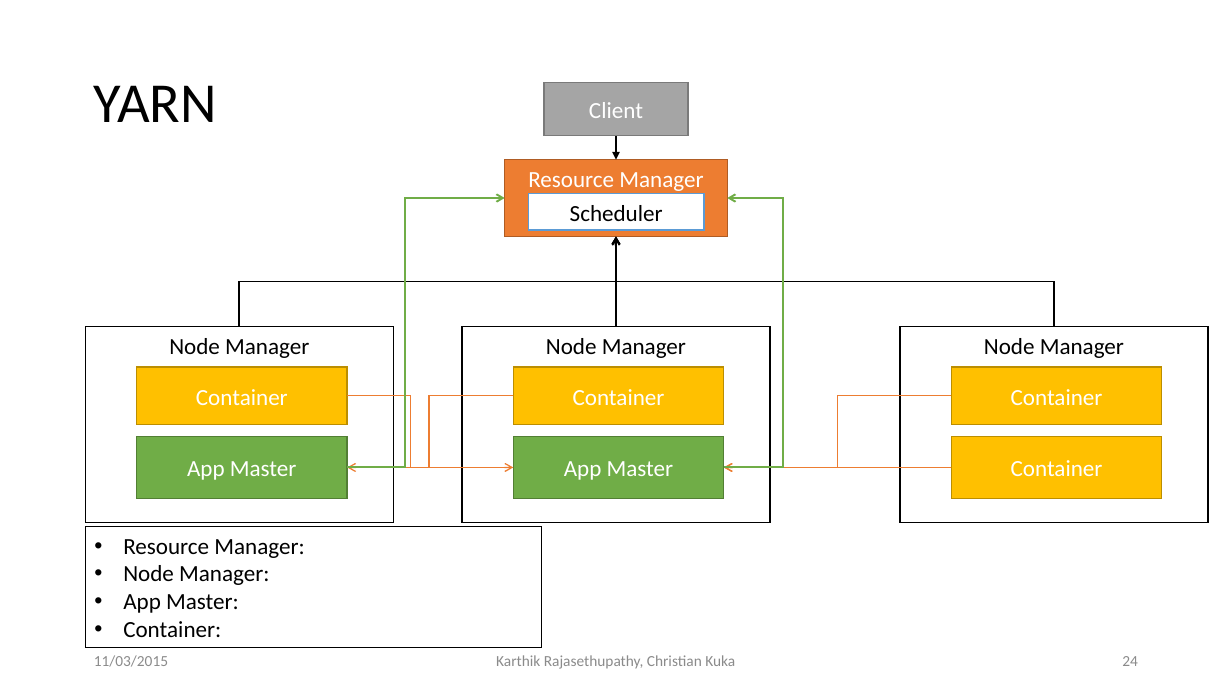
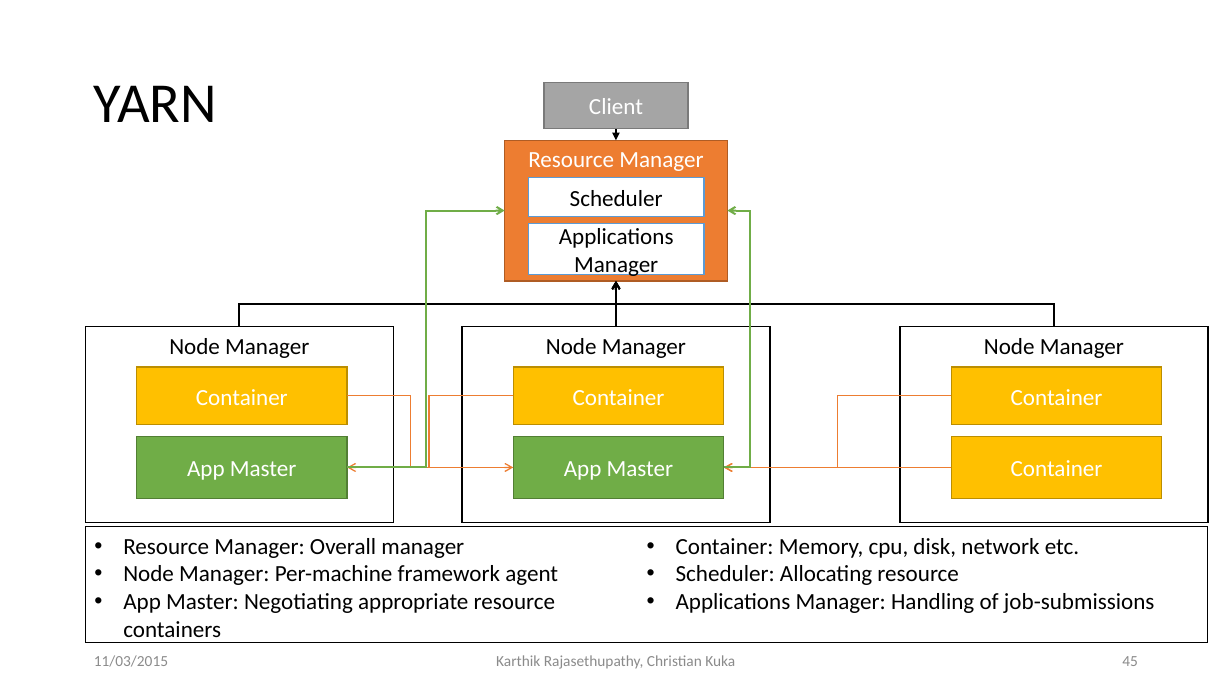
Before and after one commit to ckuka/SHDS, a slide deck: slide 45 of slides/ShanghaiDataScience_Master.pptx (slide 24 before the commit). Drawn at 1232x693 pixels with LibreOffice and Linux fonts; fonts in the diff are those of the drawing. Boxes give left, top, right and bottom in pixels: in the first picture for what was removed or moved away, otherwise in the second. Text is boxed around its words. In the diff, an @@ line names an element or a change of style, - is before the commit and + after.

```diff
--- a/slides/ShanghaiDataScience_Master.pptx
+++ b/slides/ShanghaiDataScience_Master.pptx
@@ rectangle "Client" resized from (x1=544, y1=82, x2=689, y2=136) to (x1=544, y1=82, x2=689, y2=128) @@
@@ rectangle "Resource Manager" resized from (x1=505, y1=160, x2=727, y2=237) to (x1=505, y1=140, x2=727, y2=281) @@
@@ arrow moved from (616, 136) - (616, 160) to (616, 128) - (616, 140) @@
@@ rectangle "Scheduler" moved from (x1=529, y1=194, x2=704, y2=230) to (x1=529, y1=177, x2=704, y2=216) @@
@@ elbow arrow moved from (348, 468) - (505, 198) to (348, 468) - (505, 211) @@
@@ rectangle added at (x1=529, y1=224, x2=704, y2=274), fill #FFFFFF, outline #5B9BD5 1 pt, 18 pt, text #000000 @@
+Applications
+Manager
@@ elbow arrow moved from (724, 468) - (727, 198) to (724, 468) - (727, 211) @@
@@ elbow arrow moved from (239, 326) - (616, 237) to (239, 326) - (616, 281) @@
@@ elbow arrow moved from (1055, 326) - (616, 237) to (1055, 326) - (616, 281) @@
@@ arrow moved from (616, 326) - (616, 237) to (616, 326) - (616, 281) @@
@@ rectangle "Resource Manager: Overall manager" resized from (x1=85, y1=527, x2=542, y2=648) to (x1=85, y1=527, x2=1208, y2=642) @@
@@ rectangle "Resource Manager: Overall manager" at (x1=85, y1=527, x2=1208, y2=642): columns 1 to 2 @@
@@ text in rectangle at (x1=123, y1=538, x2=1155, y2=643): text changed @@
-• Resource Manager:
-• Node Manager:
-• App Master:
-• Container:
+• Resource Manager: Overall manager
+• Node Manager: Per-machine framework agent
+• App Master: Negotiating appropriate resource containers
+• Container: Memory, cpu, disk, network etc.
+• Scheduler: Allocating resource
+• Applications Manager: Handling of job-submissions
@@ page number at (x1=1122, y1=656, x2=1138, y2=666): text changed @@
-24
+45
```
Also in this commit, not shown: 13 other slides changed, 6 slides added, 5 other files.
